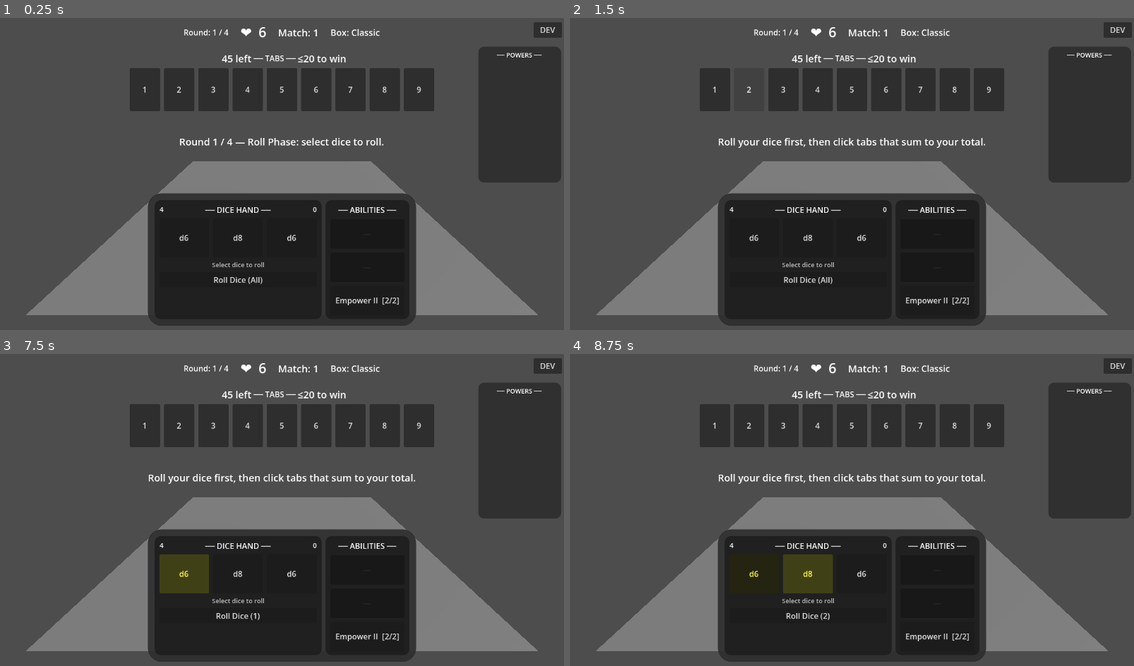
Above: before the commit, frames 1-4 (two rows, left to right).
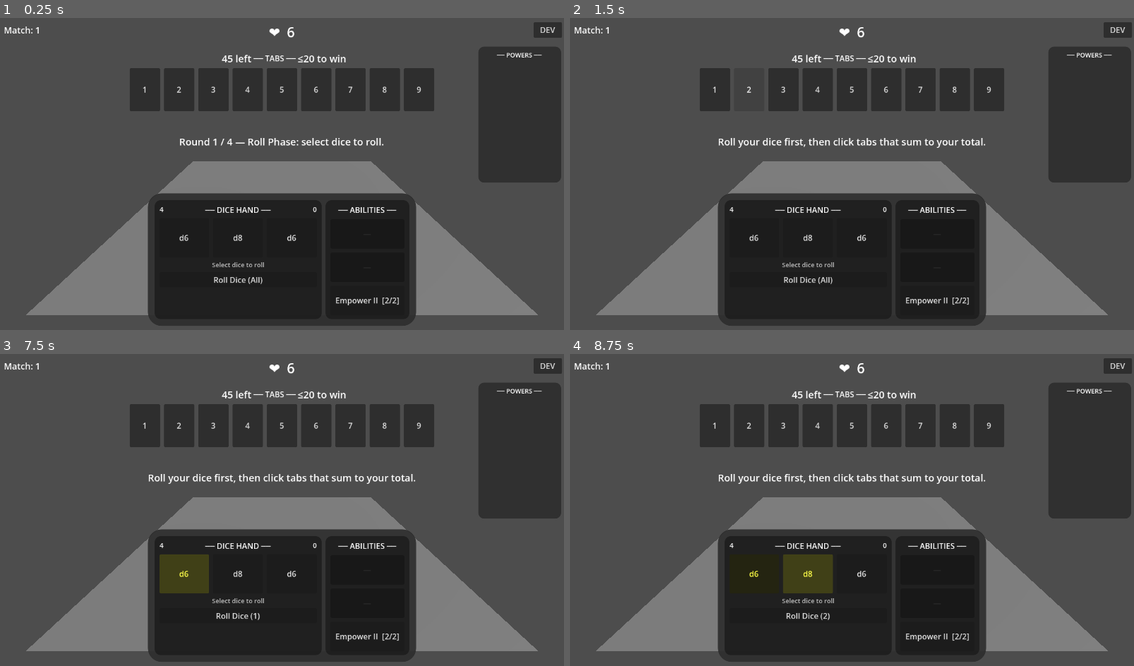
Above: after the commit, the same moments.

Repository: caleb-the-dev/SealTheBox
Game: Godot game, scene res://scenes/match/match.tscn
Two runs of this game, one before a commit and one after it. Both use one fixed random seed, a clock stepped at 60 frames per second and the inputs below.
Inputs:
- Up to frame 1 (0.25 s): no input
- Up to frame 2 (1.5 s): click "1" at 0.5 s; click "2" at 1.25 s
- Up to frame 3 (7.5 s): click "3" at 2 s; click "4" at 2.75 s; click "5" at 3.5 s; click "6" at 4.25 s; click "7" at 5 s; click "8" at 5.75 s; click "9" at 6.5 s; click "d6" at 7.25 s
- Up to frame 4 (8.75 s): click "d8" at 8 s

The runs differ from the first frame. In frame 1, 0.4% of the frame differs, in the area x 0-68%, y 2-7%; in frame 2, 0.4%; in frame 3, 0.4%; in frame 4, 0.4%.

Commit message:
fix: simplify top bar — HP centered, Match top-left, remove Round/Box labels; show box in dev menu

Diff:
--- a/seal-the-box/scripts/match/match.gd
+++ b/seal-the-box/scripts/match/match.gd
@@ -11,7 +11,6 @@
 
 # ── ui references ───────────────────────────────────────────────────────────
 var _hp_label: Label
-var _round_label: Label
 var _status_label: Label
 var _tab_buttons: Array[Button] = []
 var _dice_buttons: Array[Button] = []
@@ -23,7 +22,7 @@
 var _discard_label: Label
 var _current_phase: String = ""
 var _match_label: Label
-var _box_label: Label
+var _dev_box_label: Label
 var _threshold_label: Label
 var _continue_button: Button
 var _sealed_total_label: Label
@@ -119,7 +118,7 @@
 
 	const DARK = Color(0.18, 0.18, 0.18, 0.92)
 
-	# ── Top center: Round + HP side by side ────────────────────────────────
+	# ── Top bar: HP centered, Match top-left ───────────────────────────────
 	var top_bar = HBoxContainer.new()
 	top_bar.anchor_left = 0.0
 	top_bar.anchor_right = 1.0
@@ -128,23 +127,24 @@
 	top_bar.offset_top = 10
 	top_bar.offset_bottom = 52
 	top_bar.alignment = BoxContainer.ALIGNMENT_CENTER
-	top_bar.add_theme_constant_override("separation", 24)
 	root.add_child(top_bar)
-
-	_round_label = Label.new()
-	top_bar.add_child(_round_label)
 
 	_hp_label = Label.new()
 	_hp_label.add_theme_font_size_override("font_size", 28)
 	top_bar.add_child(_hp_label)
 
 	_match_label = Label.new()
-	_match_label.add_theme_font_size_override("font_size", 20)
-	top_bar.add_child(_match_label)
-
-	_box_label = Label.new()
-	_box_label.add_theme_font_size_override("font_size", 18)
-	top_bar.add_child(_box_label)
+	_match_label.anchor_left = 0.0
+	_match_label.anchor_right = 0.0
+	_match_label.anchor_top = 0.0
+	_match_label.anchor_bottom = 0.0
+	_match_label.offset_left = 8
+	_match_label.offset_right = 130
+	_match_label.offset_top = 10
+	_match_label.offset_bottom = 42
+	_match_label.add_theme_font_size_override("font_size", 18)
+	_match_label.vertical_alignment = VERTICAL_ALIGNMENT_CENTER
+	root.add_child(_match_label)
 
 	# ── Tabs — full width, below top bar ───────────────────────────────────
 	var tabs_vbox = VBoxContainer.new()
@@ -528,6 +528,12 @@
 	dev_title.horizontal_alignment = HORIZONTAL_ALIGNMENT_CENTER
 	dev_title.add_theme_font_size_override("font_size", 22)
 	dev_panel.add_child(dev_title)
+
+	_dev_box_label = Label.new()
+	_dev_box_label.horizontal_alignment = HORIZONTAL_ALIGNMENT_CENTER
+	_dev_box_label.add_theme_font_size_override("font_size", 15)
+	_dev_box_label.modulate = Color(0.7, 0.7, 0.7)
+	dev_panel.add_child(_dev_box_label)
 
 	var dev_win_match_btn = Button.new()
 	dev_win_match_btn.text = "Win Current Match"
@@ -810,6 +816,7 @@
 	_action_button.disabled = false
 	for btn in _dice_buttons + _ability_buttons:
 		btn.disabled = false
+	_dev_box_label.text = "Box: %s" % box.name
 	_round_manager.start_match(box)
 	_rebuild_tab_buttons()
 	for btn in _tab_buttons:
@@ -1089,17 +1096,14 @@
 # ── ui refresh ───────────────────────────────────────────────────────────────
 func _refresh_ui() -> void:
 	_hp_label.text = "❤  %d" % GameState.hp
-	_round_label.text = "Round: %d / %d" % [GameState.round, GameState.round_limit]
 	_match_label.text = "Match: %d" % _run_manager.match_number
 	if GameState.current_box:
-		_box_label.text = "Box: %s" % GameState.current_box.name
 		var remaining_sum := 0
 		for t in GameState.tabs:
 			remaining_sum += t
 		_sealed_total_label.text = "%d left" % remaining_sum
 		_threshold_label.text = "≤%d to win" % GameState.win_threshold
 	else:
-		_box_label.text = ""
 		_sealed_total_label.text = ""
 		_threshold_label.text = ""
 	var draw_count := _round_manager.get_draw_count()
